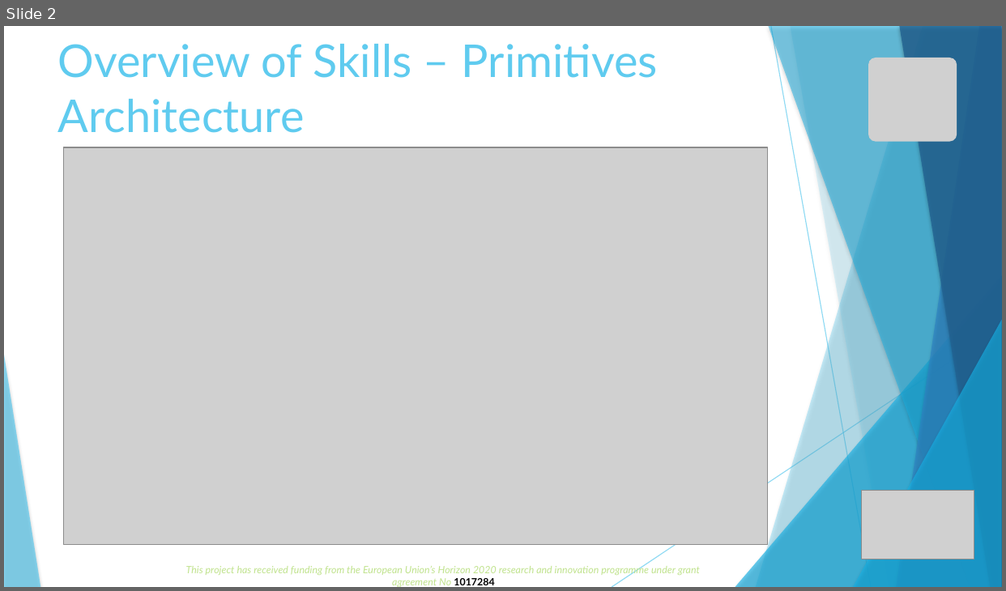
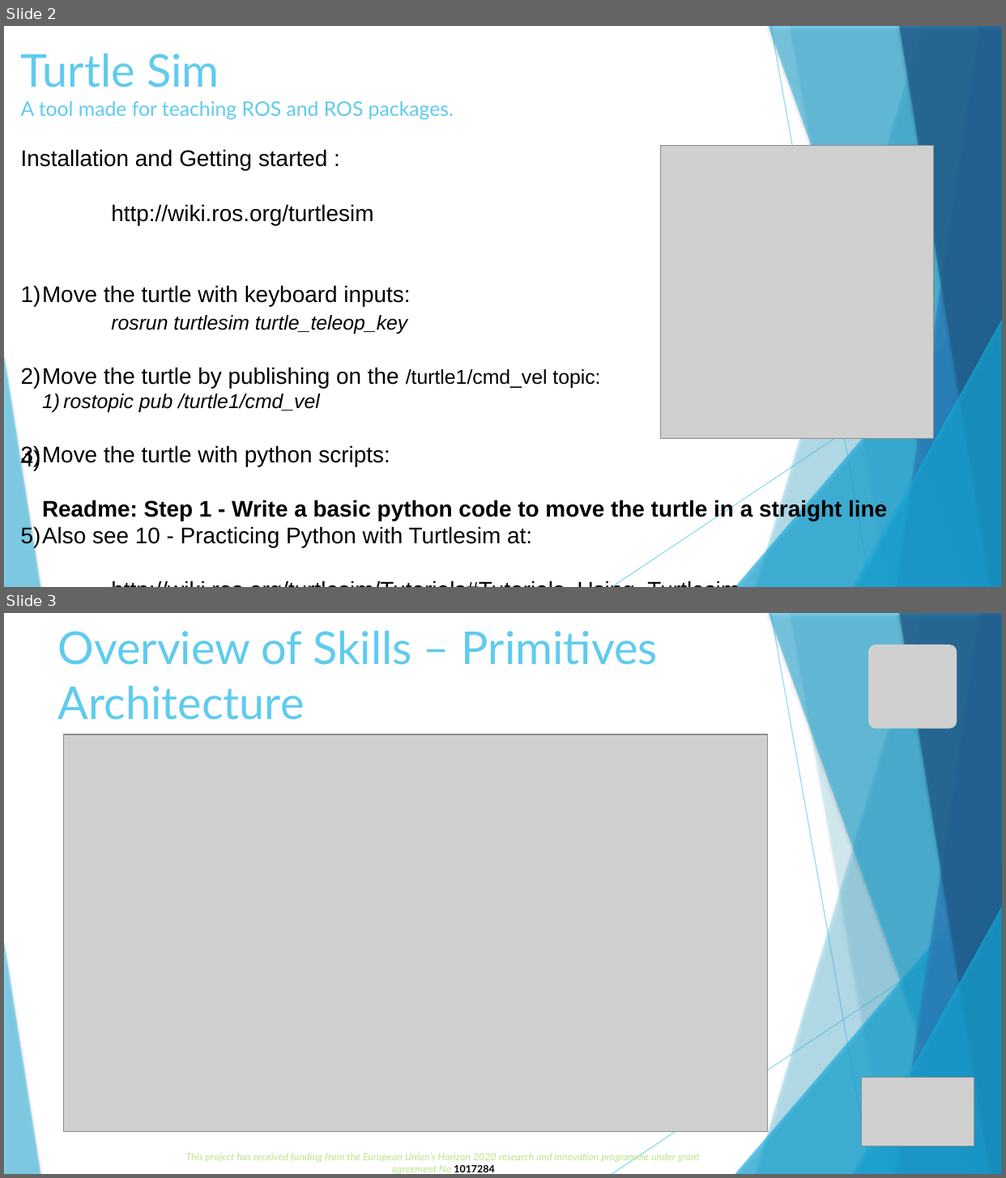
Before and after one commit to SirineBenAmor1/Acroba-project, a slide deck: docs/presentation.odp. Shown one above the other, each under a label of ours: slide 2 before the commit, slides 2 and 3 after it. The pictures are 1006x591 and 1006x1178 pixels, drawn with LibreOffice and Linux fonts; fonts in the diff are those of the drawing; grey boxes stand for pictures. Boxes give left, top, right and bottom in pixels: in the first picture for what was removed or moved away, otherwise in the second. Text is boxed around its words. In the diff, an @@ line names an element or a change of style, - is before the commit and + after.

```diff
--- a/docs/presentation.odp
+++ b/docs/presentation.odp
@@ slide 2 added at <box>4,26,1002,587</box>, background #FFFFFF; not listed: 10 template elements that a slide beside it also shows @@
@@ text added at <box>21,54,887,548</box>, 18 pt, text #000000 @@
+Turtle Sim
+A tool made for teaching ROS and ROS packages.
+Installation and Getting started :
+http://wiki.ros.org/turtlesim
+1) Move the turtle with keyboard inputs:
+rosrun turtlesim turtle_teleop_key
+1) Move the turtle by publishing on the /turtle1/cmd_vel topic:
+  1) rostopic pub /turtle1/cmd_vel
+2) Move the turtle with python scripts:
+3) Readme: Step 1 - Write a basic python code to move the turtle in a straight line
+4) Also see 10 - Practicing Python with Turtlesim at:
+http://wiki.ros.org/turtlesim/Tutorials#Tutorials_Using_Turtlesim
@@ picture added at <box>661,146,934,439</box> @@
@@ what was slide 2 is now slide 3 @@
```
Also in this commit, not shown: 2 slides changed, 4 other slides added.
